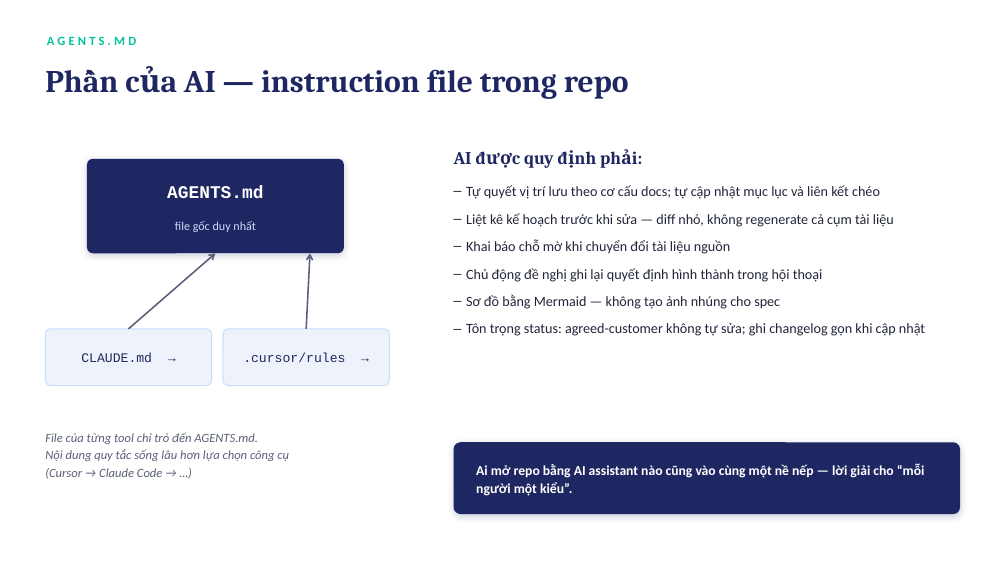
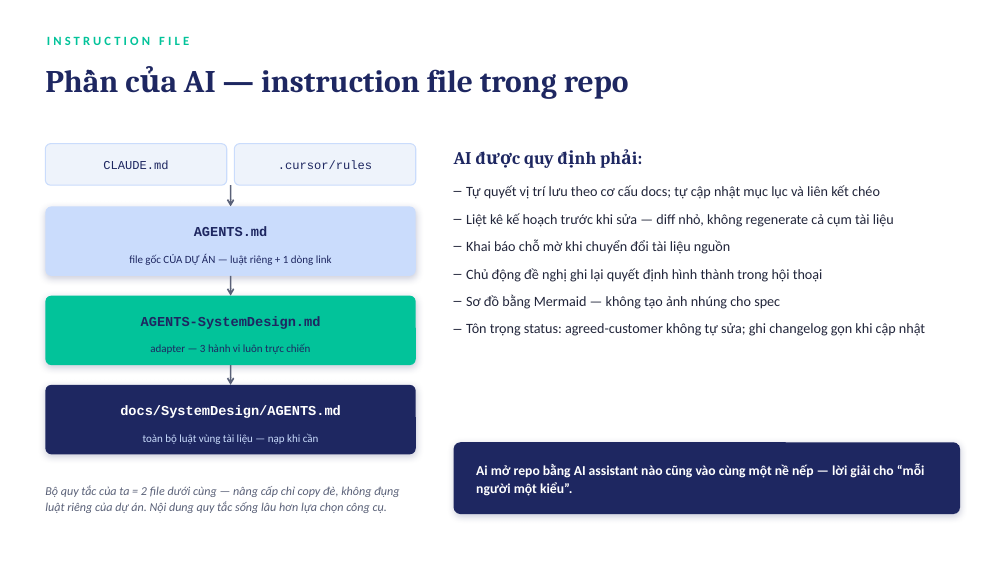
Before and after one commit to umbalaconmeogia/ai-cowork-sysdev, a slide deck: slide 9 of docs/AiAssistant/AiAssistant-team-intro.pptx. Drawn at 1008x567 pixels with LibreOffice and Linux fonts; fonts in the diff are those of the drawing. Boxes give left, top, right and bottom in pixels: in the first picture for what was removed or moved away, otherwise in the second. Text is boxed around its words. In the diff, an @@ line names an element or a change of style, - is before the commit and + after.

Commit message:
Update ppt files.

```diff
--- a/docs/AiAssistant/AiAssistant-team-intro.pptx
+++ b/docs/AiAssistant/AiAssistant-team-intro.pptx
@@ text added at (x1=47, y1=36, x2=189, y2=45), 12 pt, text #02C39A, bold @@
+INSTRUCTION FILE
@@ rounded rectangle resized from (x1=45, y1=329, x2=212, y2=386) to (x1=45, y1=144, x2=227, y2=185) @@
@@ rounded rectangle at (x1=45, y1=144, x2=227, y2=185): proportions changed @@
@@ rounded rectangle at (x1=234, y1=144, x2=416, y2=185): proportions changed @@
@@ rounded rectangle resized from (x1=223, y1=329, x2=389, y2=386) to (x1=234, y1=144, x2=416, y2=185) @@
@@ text at (x1=103, y1=160, x2=168, y2=169): text changed; size 12.5 to 11.5 pt @@
-CLAUDE.md →
+CLAUDE.md
@@ text at (x1=278, y1=160, x2=372, y2=169): text changed; size 12.5 to 11.5 pt @@
-.cursor/rules →
+.cursor/rules
@@ rounded rectangle resized from (x1=87, y1=159, x2=344, y2=253) to (x1=45, y1=206, x2=416, y2=276) @@
@@ rounded rectangle at (x1=45, y1=206, x2=416, y2=276): fill #1E2761 to #CADCFC; proportions changed @@
@@ arrow added from (231, 185) to (231, 206), #5A6178 1.5 pt @@
@@ text "AGENTS.md" moved from (x1=167, y1=186, x2=264, y2=198) to (x1=194, y1=226, x2=268, y2=236) @@
@@ text "AGENTS.md" at (x1=194, y1=226, x2=268, y2=236): size 17 to 13 pt, text colour #FFFFFF to #1E2761 @@
@@ text removed at (x1=175, y1=221, x2=255, y2=232) @@
-file gốc duy nhất
@@ arrow removed from (129, 329) to (216, 253) @@
@@ text added at (x1=129, y1=254, x2=332, y2=265), 10.5 pt, text #1E2761 @@
+file gốc CỦA DỰ ÁN — luật riêng + 1 dòng link
@@ rounded rectangle added at (x1=45, y1=296, x2=416, y2=365), fill #02C39A @@
@@ arrow moved from (306, 329) - (310, 253) to (231, 276) - (231, 296) @@
@@ text at (x1=141, y1=316, x2=321, y2=329): text changed; size 12 to 13 pt; font Calibri to Courier New; text colour #02C39A to #1E2761 @@
-AGENTS.MD
+AGENTS-SystemDesign.md
@@ text added at (x1=150, y1=344, x2=310, y2=354), 10.5 pt, text #1E2761 @@
+adapter — 3 hành vi luôn trực chiến
@@ rounded rectangle added at (x1=45, y1=385, x2=416, y2=454), fill #1E2761 @@
@@ arrow added from (231, 365) to (231, 385), #5A6178 1.5 pt @@
@@ text added at (x1=120, y1=405, x2=341, y2=418), 13 pt, text #FFFFFF, bold @@
+docs/SystemDesign/AGENTS.md
@@ text added at (x1=143, y1=433, x2=319, y2=444), 10.5 pt, text #CADCFC @@
+toàn bộ luật vùng tài liệu — nạp khi cần
@@ text at (x1=45, y1=485, x2=399, y2=513): text changed; size 12 to 11.5 pt @@
-File của từng tool chỉ trỏ đến AGENTS.md.
-Nội dung quy tắc sống lâu hơn lựa chọn công cụ
-(Cursor → Claude Code → …)
+Bộ quy tắc của ta = 2 file dưới cùng — nâng cấp chỉ copy đè, không đụng luật riêng của dự án. Nội dung quy tắc sống lâu hơn lựa chọn công cụ.
```
Also in this commit, not shown: 3 other files.
